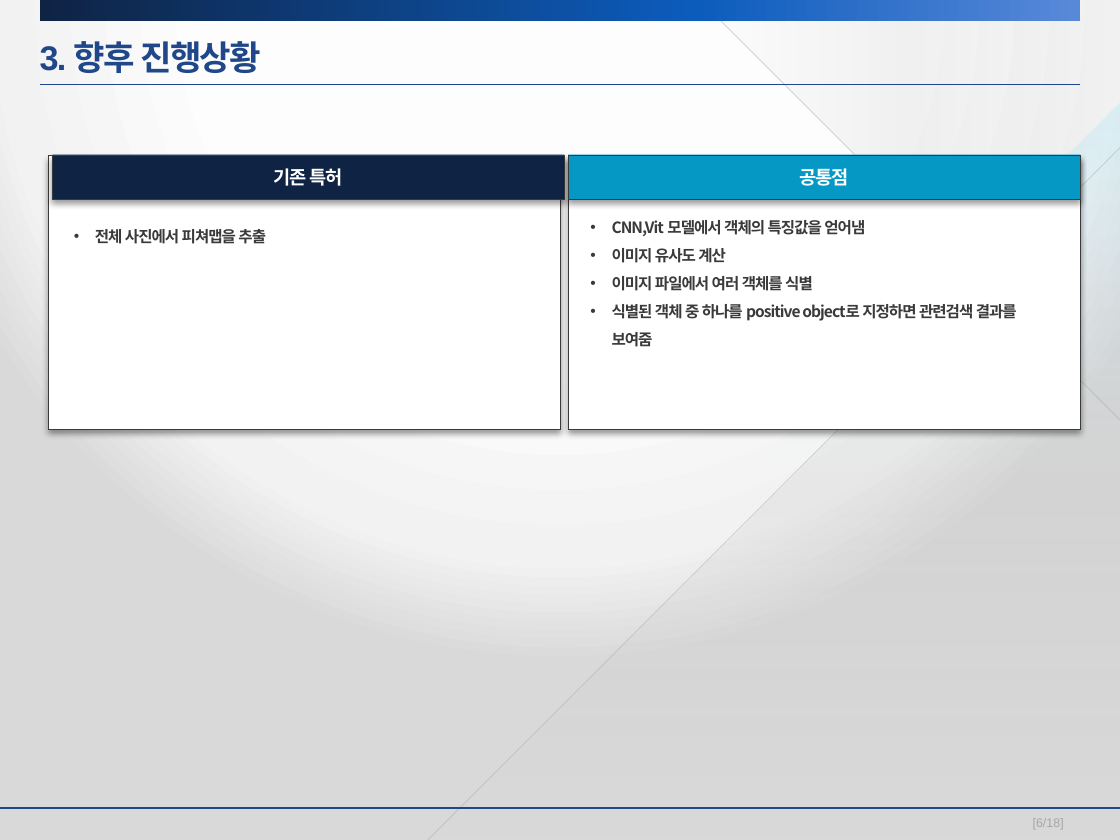
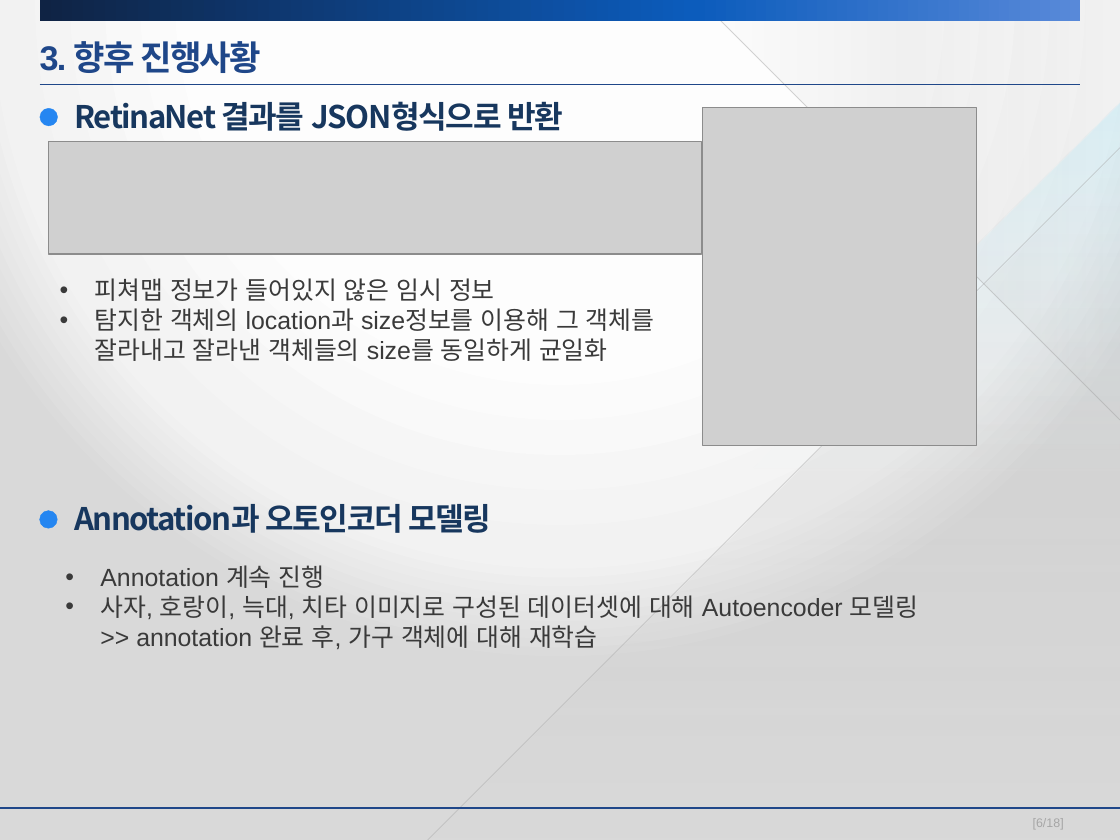
Before and after one commit to SeungMinSong2929/2021-1-CECD3-four-elSe-1, a slide deck: slide 6 of 발표자료/발표 피피티/11주차_발표피피티_four_elSe ver1.1.pptx. Drawn at 1120x840 pixels with LibreOffice and Linux fonts; fonts in the diff are those of the drawing; grey boxes stand for pictures; background and template pictures are left out. Boxes give left, top, right and bottom in pixels: in the first picture for what was removed or moved away, otherwise in the second. Text is boxed around its words. In the diff, an @@ line names an element or a change of style, - is before the commit and + after.

```diff
--- a/발표자료/발표 피피티/11주차_발표피피티_four_elSe ver1.1.pptx
+++ b/발표자료/발표 피피티/11주차_발표피피티_four_elSe ver1.1.pptx
@@ title at <box>40,41,261,73</box>: text changed @@
-3. 향후 진행상황
+3. 향후 진행사황
@@ ellipse added at <box>40,109,58,127</box>, fill #2586F1, outline #2586F1 0.25 pt @@
@@ text added at <box>75,101,563,131</box>, 20 pt, text gradient #17375E to #0070C0, bold @@
+RetinaNet 결과를 JSON형식으로 반환
@@ picture added at <box>703,108,977,446</box> @@
@@ picture added at <box>49,141,702,254</box> @@
@@ rectangle removed at <box>48,155,560,429</box> @@
@@ rectangle removed at <box>53,155,564,198</box> @@
-기존 특허
@@ rectangle removed at <box>568,155,1080,429</box> @@
@@ rectangle removed at <box>568,155,1080,198</box> @@
-공통점
@@ text removed at <box>95,229,266,244</box> @@
-• 전체 사진에서 피쳐맵을 추출
@@ text removed at <box>612,220,1017,347</box> @@
-• CNN,Vit 모델에서 객체의 특징값을 얻어냄
-• 이미지 유사도 계산
-• 이미지 파일에서 여러 객체를 식별
-• 식별된 객체 중 하나를 positive object로 지정하면 관련검색 결과를 보여줌
@@ text added at <box>95,278,655,361</box>, 16 pt, text #3A3A3A @@
+• 피쳐맵 정보가 들어있지 않은 임시 정보
+• 탐지한 객체의 location과 size정보를 이용해 그 객체를 잘라내고 잘라낸 객체들의 size를 동일하게 균일화
@@ text added at <box>74,504,492,533</box>, 20 pt, text gradient #17375E to #0070C0, bold @@
+Annotation과 오토인코더 모델링
@@ ellipse added at <box>39,511,57,529</box>, fill #2586F1, outline #2586F1 0.25 pt @@
@@ text added at <box>100,565,918,649</box>, 16 pt, text #3A3A3A @@
+• Annotation 계속 진행
+• 사자, 호랑이, 늑대, 치타 이미지로 구성된 데이터셋에 대해 Autoencoder 모델링 >> annotation 완료 후, 가구 객체에 대해 재학습
```
Also in this commit, not shown: 3 other slides changed.
